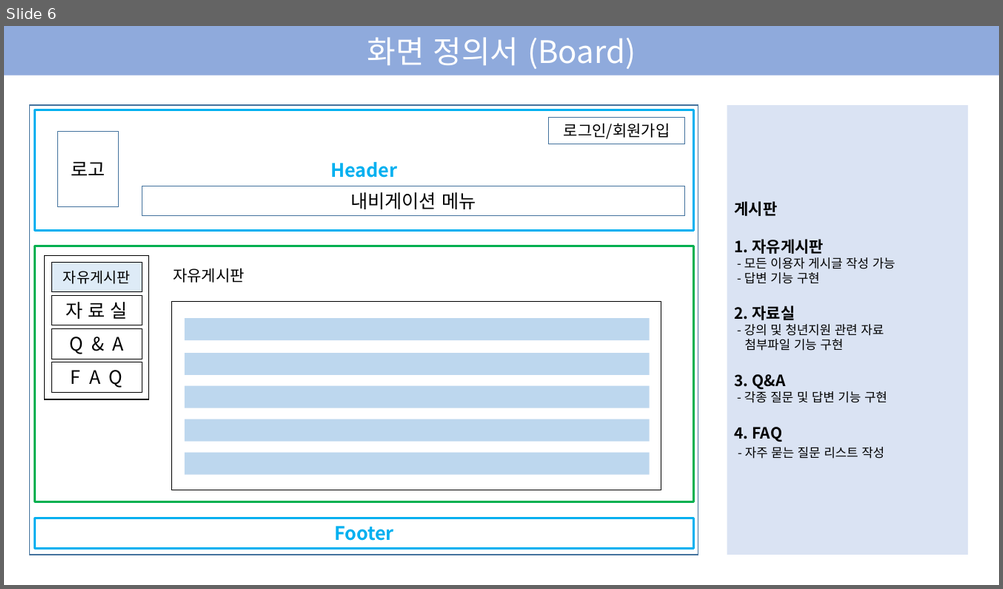
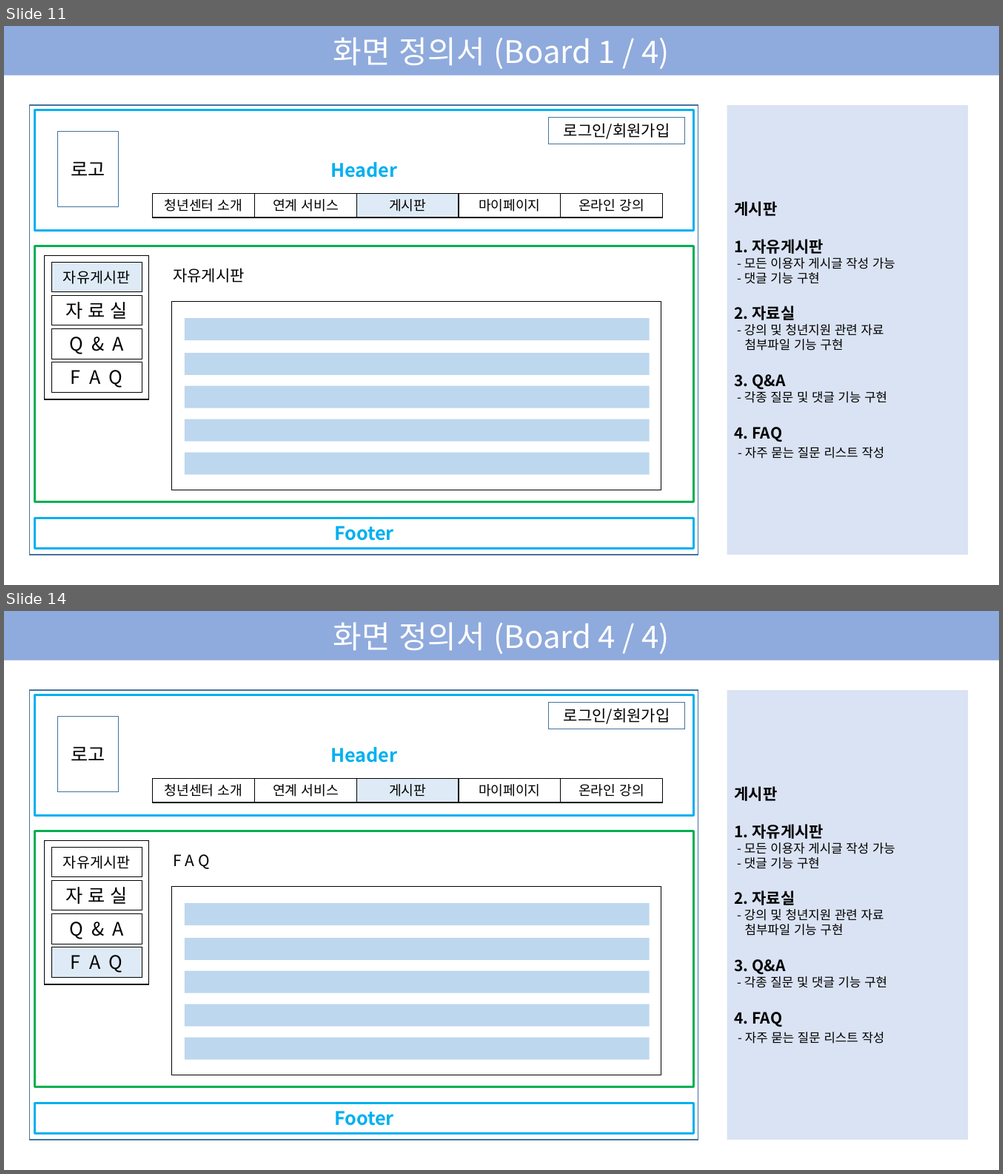
Before and after one commit to EODOHA/Youth_Project, a slide deck: 2조 프로젝트.pptx. Shown one above the other, each under a label of ours: slide 6 before the commit, slides 11 and 14 after it; the slides between them are not shown. The pictures are 1003x589 and 1003x1174 pixels, drawn with LibreOffice and Linux fonts; fonts in the diff are those of the drawing. Boxes give left, top, right and bottom in pixels: in the first picture for what was removed or moved away, otherwise in the second. Text is boxed around its words. In the diff, an @@ line names an element or a change of style, - is before the commit and + after.

```diff
--- a/2조 프로젝트.pptx
+++ b/2조 프로젝트.pptx
@@ slide 14 added at (4, 611, 999, 1170), background #FFFFFF @@
@@ rectangle added at (4, 611, 999, 661), fill #8FAADC, 30 pt, text #FFFFFF @@
+화면 정의서 (Board 4 / 4)
@@ rectangle added at (30, 690, 699, 1140), outline #43739E 1 pt @@
@@ rectangle added at (34, 695, 694, 816), outline #00B0F0 2 pt, 18 pt, text #00B0F0, bold @@
+Header
@@ rectangle added at (727, 690, 968, 1140), fill #DAE3F3, 12 pt, text #000000 @@
+게시판
+1. 자유게시판
+- 모든 이용자 게시글 작성 가능
+- 댓글 기능 구현
+2. 자료실
+- 강의 및 청년지원 관련 자료
+첨부파일 기능 구현
+3. Q&A
+- 각종 질문 및 댓글 기능 구현
+4. FAQ
+- 자주 묻는 질문 리스트 작성
@@ rectangle added at (58, 717, 119, 792), outline #43739E 0.75 pt, 18 pt, text #000000 @@
+로고
@@ rectangle added at (549, 703, 685, 729), outline #43739E 0.75 pt, 15 pt, text #000000 @@
+로그인/회원가입
@@ group added at (153, 779, 663, 803): 5 rectangles @@
+청년센터 소개
+연계 서비스
+게시판
+마이페이지
+온라인 강의
@@ rectangle added at (34, 831, 694, 1087), outline #00B050 2 pt @@
@@ rectangle added at (44, 841, 149, 985), outline #000000 1 pt @@
@@ rectangle added at (52, 848, 142, 877), outline #000000 0.75 pt, 14 pt, text #000000 @@
+자유게시판
@@ text added at (173, 854, 210, 869), 15 pt, text #000000 @@
+F A Q
@@ rectangle added at (52, 880, 142, 910), outline #000000 0.75 pt, 18 pt, text #000000 @@
+자 료 실
@@ rectangle added at (172, 887, 660, 1075), outline #000000 0.75 pt @@
@@ rectangle added at (52, 914, 142, 944), outline #000000 0.75 pt, 18 pt, text #000000 @@
+Q & A
@@ rectangle added at (185, 903, 649, 925), fill #BDD7EE @@
@@ rectangle added at (185, 939, 649, 961), fill #BDD7EE @@
@@ rectangle added at (52, 948, 142, 977), fill #DEEBF7, outline #000000 0.75 pt, 18 pt, text #000000 @@
+F A Q
@@ rectangle added at (185, 971, 649, 994), fill #BDD7EE @@
@@ rectangle added at (185, 1004, 649, 1027), fill #BDD7EE @@
@@ rectangle added at (185, 1038, 649, 1060), fill #BDD7EE @@
@@ rectangle added at (34, 1104, 694, 1134), outline #00B0F0 2 pt, 18 pt, text #00B0F0, bold @@
+Footer
@@ what was slide 6 is now slide 11 @@
@@ slide 11 changed as well @@
@@ text in rectangle at (333, 37, 669, 69): text changed @@
-화면 정의서 (Board)
+화면 정의서 (Board 1 / 4)
@@ rectangle removed at (142, 187, 685, 216) @@
-내비게이션 메뉴
@@ group added at (153, 194, 663, 218): 5 rectangles @@
+청년센터 소개
+연계 서비스
+게시판
+마이페이지
+온라인 강의
@@ text in rectangle at (744, 272, 819, 284): text changed @@
-- 답변 기능 구현
+- 댓글 기능 구현
@@ text in rectangle at (744, 389, 887, 403): text changed @@
-- 각종 질문 및 답변 기능 구현
+- 각종 질문 및 댓글 기능 구현
```
Also in this commit, not shown: 8 other slides changed, 26 other slides added.
